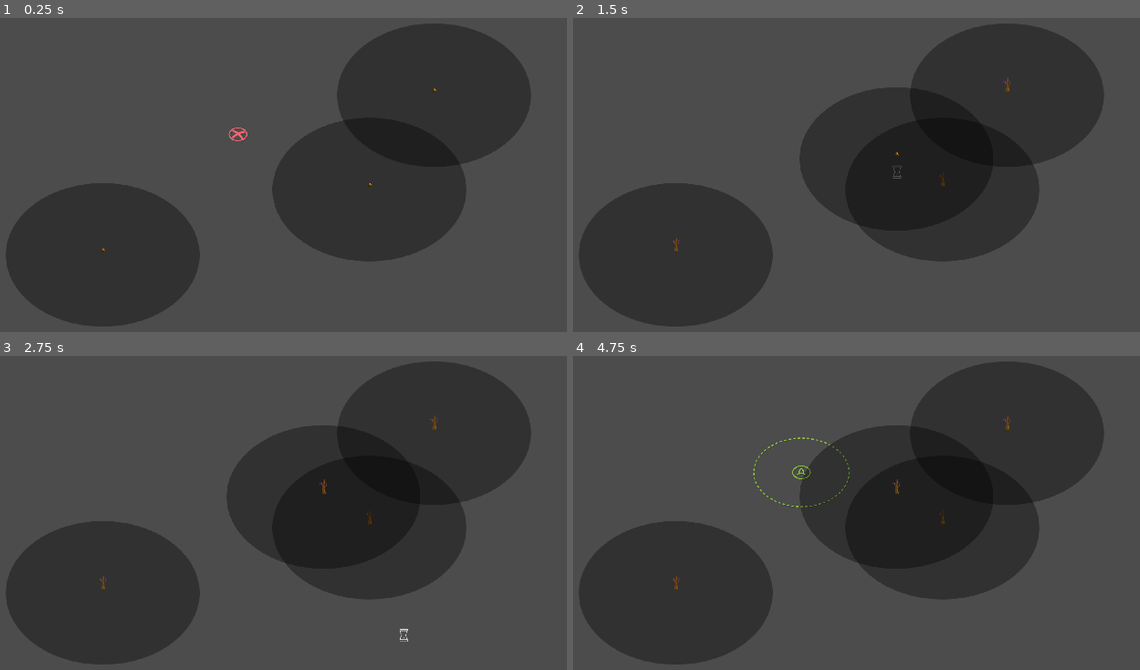
Above: before the commit, frames 1-4 (two rows, left to right).
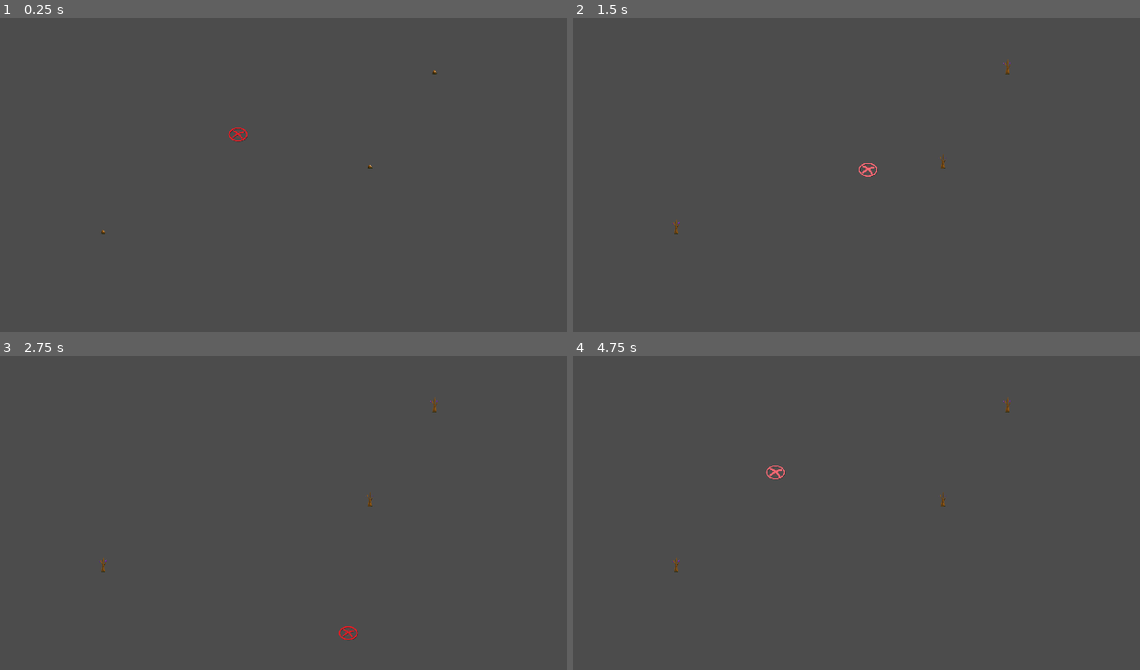
Above: after the commit, the same moments.

Repository: sksmith/ATreeKilledMyFather
Game: Godot game, scene res://forest/ForestTest.tscn
The game is run twice, just before and just after one commit, with the same random seed, the same clock (stepped at 60 frames per second) and the same inputs. This scene is started directly instead of the project's main scene.
Inputs:
- Up to frame 1 (0.25 s): no input
- Up to frame 2 (1.5 s): hold D (f_move_right) 0.53-1.28 s; hold Space (f_action) 0.53-1.28 s; hold S (f_move_down) from 1.28 s (still down); tap Space (f_action) at 1.35 s
- Up to frame 3 (2.75 s): release S (f_move_down) at 2.03 s; hold D (f_move_right) from 2.03 s (still down); hold Space (f_action) from 2.03 s (still down)
- Up to frame 4 (4.75 s): release D (f_move_right) at 2.78 s; release Space (f_action) at 2.78 s; hold W (f_move_up) 2.78-3.53 s; tap Space (f_action) at 2.85, 4.35 s; hold Space (f_action) 3.53-4.28 s; hold A (f_move_left) from 3.53 s (still down)

The runs differ from the first frame. In frame 1, 35% of the frame differs, in the area x 1-94%, y 1-99%; in frame 2, 39%; in frame 3, 39%; in frame 4, 39%.

Commit message:
Tree leaf litter

Diff:
--- a/Tree.gd
+++ b/Tree.gd
@@ -1,4 +1,6 @@
 extends Area2D
+
+signal tree_grown(tree)
 
 export var hit_points = 5
 var phase = 1
@@ -21,9 +23,9 @@
 		queue_free()
 
 func _on_LevelTimer_timeout():
+	phase += 1
+	$TreeSprite.animation = "phase" + str(phase)
+
 	if phase >= MAX_PHASE:
-		return
-
-	phase += 1
-	print("tree increased phase ", str(phase-1), " -> ", str(phase))
-	$TreeSprite.animation = "phase" + str(phase)
+		emit_signal("tree_grown", self)
+		$LevelTimer.stop()
--- a/Tree.tscn
+++ b/Tree.tscn
@@ -76,7 +76,6 @@
 playing = true
 
 [node name="TreeCollisionShape" type="CollisionShape2D" parent="."]
-visible = false
 position = Vector2( -2, -4 )
 shape = SubResource( 1 )
 script = SubResource( 2 )
--- a/forest/ForestCursor.gd
+++ b/forest/ForestCursor.gd
@@ -36,6 +36,7 @@
 	position.x = clamp(position.x, 0, screen_size.x)
 	position.y = clamp(position.y, 0, screen_size.y)
 
+	_set_can_plant()
 #	if velocity.length() > 0:
 #		velocity = velocity.normalized() * speed
 #		$AnimatedSprite.play()
@@ -64,11 +65,12 @@
 	_set_can_plant()
 
 func _on_ForestCursor_area_entered(_area):
-	_set_can_plant()
-
+	pass
+	# _set_can_plant()
 
 func _on_ForestCursor_area_exited(_area):
-	_set_can_plant()
+	pass
+	# _set_can_plant()
 
 func _set_can_plant():
 	if on_cooldown:
--- a/forest/ForestCursor.tscn
+++ b/forest/ForestCursor.tscn
@@ -36,20 +36,18 @@
 
 [node name="ForestCursor" type="Area2D"]
 collision_layer = 65536
-collision_mask = 65537
+collision_mask = 65536
 input_pickable = false
 script = ExtResource( 2 )
 __meta__ = {
 "_edit_group_": true
 }
 cursor_speed = 600
-fine_cursor_speed = 300
 tree_resource = ExtResource( 6 )
 
 [node name="AnimatedSprite" type="AnimatedSprite" parent="."]
 frames = SubResource( 1 )
 animation = "no"
-frame = 1
 playing = true
 
 [node name="CollisionShape2D" type="CollisionShape2D" parent="."]
--- /dev/null
+++ b/forest/PlantedTree.gd
@@ -0,0 +1,29 @@
+extends Node2D
+
+#export(NodePath) var my_tree
+#export(NodePath) var my_planting_range
+#
+#var my_tree_node
+#var my_planting_range_node
+# Declare member variables here. Examples:
+# var a = 2
+# var b = "text"
+
+
+# Called when the node enters the scene tree for the first time.
+#func _ready():
+#	pass
+#	my_tree_node = get_node(my_tree)
+#	my_planting_range_node = get_node(my_planting_range)
+
+
+# Called every frame. 'delta' is the elapsed time since the previous frame.
+#func _process(delta):
+#	pass
+
+
+func _on_Tree_tree_grown(tree):
+	if tree == $Tree:
+		$PlantingRange.visible = true
+		$PlantingRange.monitorable = true
+		print("my tree grew!")
--- a/forest/PlantedTree.tscn
+++ b/forest/PlantedTree.tscn
@@ -1,13 +1,34 @@
-[gd_scene load_steps=3 format=2]
+[gd_scene load_steps=5 format=2]
 
 [ext_resource path="res://Tree.tscn" type="PackedScene" id=1]
+[ext_resource path="res://forest/PlantedTree.gd" type="Script" id=2]
 [ext_resource path="res://forest/PlantingRange.tscn" type="PackedScene" id=4]
 
+[sub_resource type="CapsuleShape2D" id=1]
+radius = 13.0
+height = 52.0
+
 [node name="PlantedTree" type="Node2D"]
+script = ExtResource( 2 )
 __meta__ = {
 "_edit_group_": true
 }
 
 [node name="PlantingRange" parent="." instance=ExtResource( 4 )]
+visible = false
+z_index = -1000
+monitorable = false
 
 [node name="Tree" parent="." instance=ExtResource( 1 )]
+position = Vector2( 0, -48 )
+
+[node name="PlantingBlocker" type="Area2D" parent="." groups=["tree"]]
+collision_layer = 65536
+collision_mask = 65536
+
+[node name="CollisionShape2D" type="CollisionShape2D" parent="PlantingBlocker"]
+position = Vector2( 5, 3 )
+rotation = 1.5708
+shape = SubResource( 1 )
+
+[connection signal="tree_grown" from="Tree" to="." method="_on_Tree_tree_grown"]
--- a/forest/PlantingRange.tscn
+++ b/forest/PlantingRange.tscn
@@ -1,6 +1,6 @@
-[gd_scene load_steps=3 format=2]
+[gd_scene load_steps=4 format=2]
 
-[ext_resource path="res://forest/planting-range.png" type="Texture" id=1]
+[ext_resource path="res://forest/detritus.png" type="Texture" id=1]
 
 [sub_resource type="SpriteFrames" id=1]
 animations = [ {
@@ -10,13 +10,18 @@
 "speed": 5.0
 } ]
 
+[sub_resource type="CapsuleShape2D" id=2]
+radius = 75.0
+height = 92.0
+
 [node name="PlantingRange" type="Area2D" groups=["plant_range"]]
 collision_layer = 65536
 collision_mask = 65536
 
-[node name="CollisionPolygon2D" type="CollisionPolygon2D" parent="."]
-polygon = PoolVector2Array( -1, -125, 62, -118, 124, -100, 173, -74, 221, -30, 248, 20, 256, 60, 247, 116, 223, 161, 179, 201, 121, 231, 56, 250, -1, 254, -71, 247, -137, 225, -195, 187, -236, 137, -253, 83, -250, 25, -217, -34, -159, -82, -101, -107, -51, -120 )
-
 [node name="AnimatedSprite" type="AnimatedSprite" parent="."]
 frames = SubResource( 1 )
 animation = "idle"
+
+[node name="CollisionShape2D" type="CollisionShape2D" parent="."]
+rotation = 1.5708
+shape = SubResource( 2 )
Binary file added: forest/detritus.png
Not shown, added: forest/detritus.png.import
